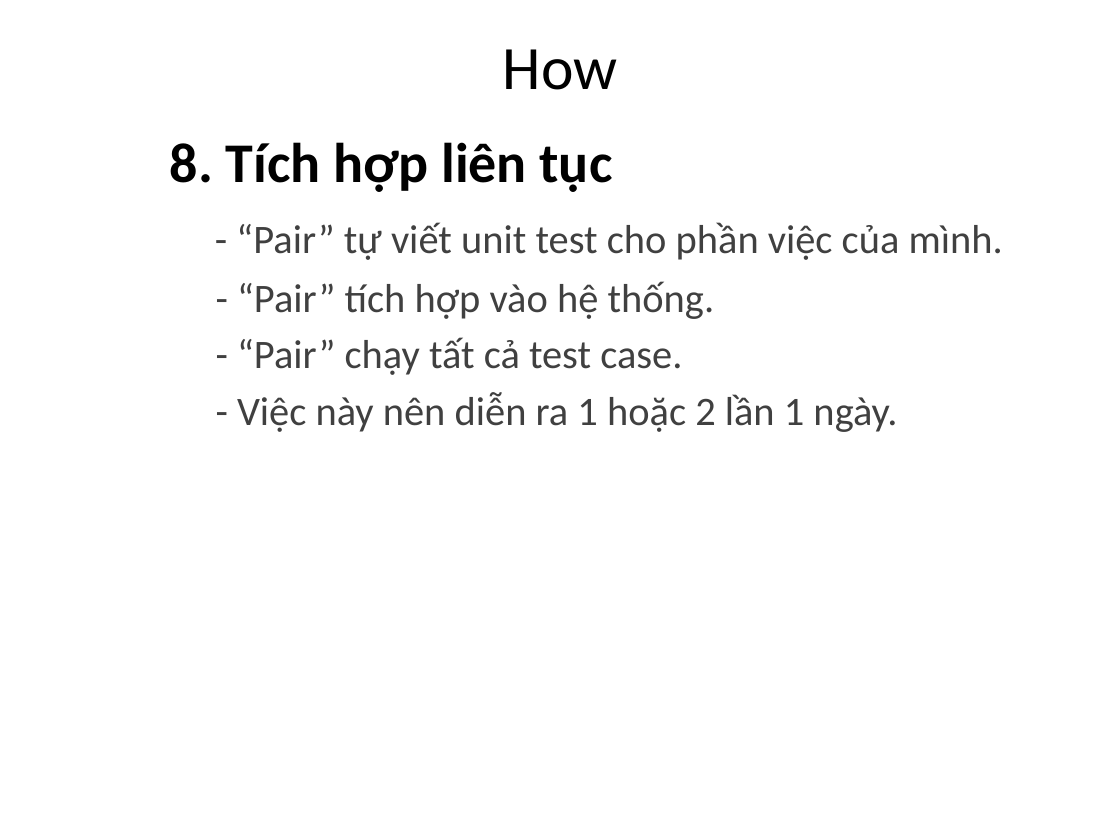
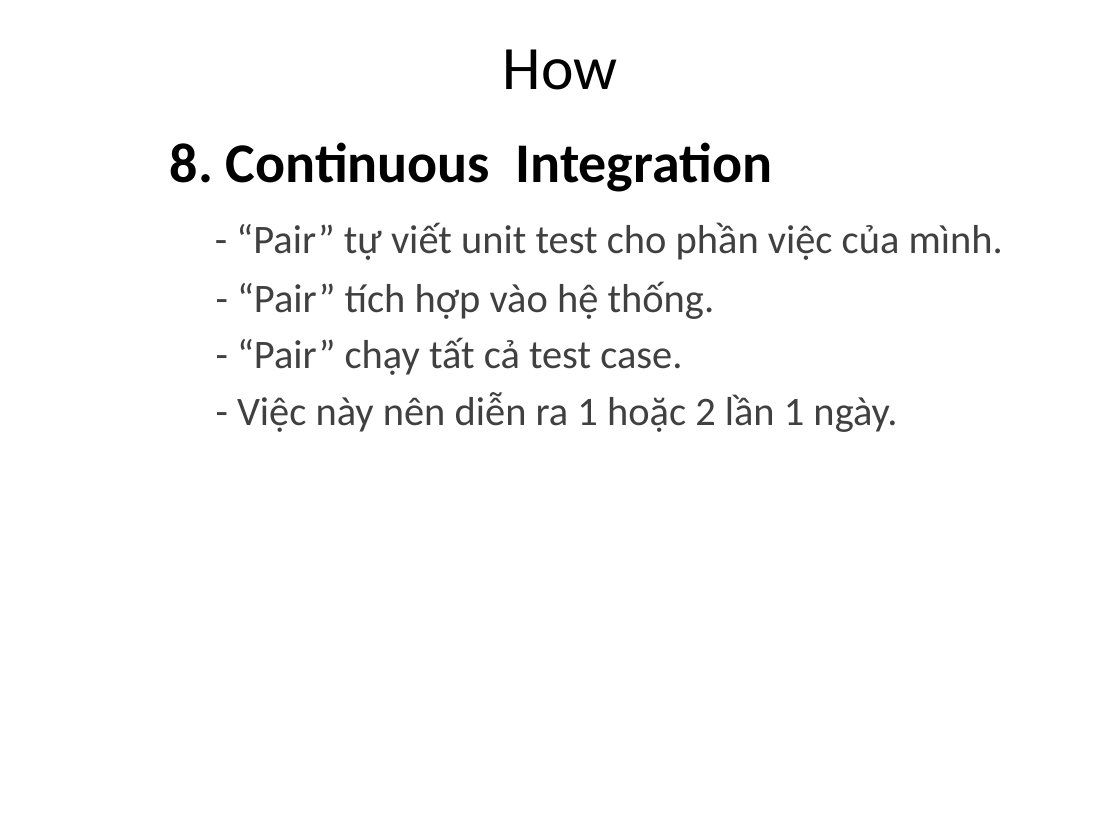
Before and after one commit to nluthy/groupprofit, a slide deck: slide 2 of 0812611/Agile_How_P2.pptx. Drawn at 1120x840 pixels with LibreOffice and Linux fonts; fonts in the diff are those of the drawing. Boxes give left, top, right and bottom in pixels: in the first picture for what was removed or moved away, otherwise in the second. Text is boxed around its words. In the diff, an @@ line names an element or a change of style, - is before the commit and + after.

```diff
--- a/0812611/Agile_How_P2.pptx
+++ b/0812611/Agile_How_P2.pptx
@@ subtitle at bbox=[170, 142, 773, 192]: text changed @@
-8. Tích hợp liên tục
+8. Continuous Integration
```
Also in this commit, not shown: 5 other slides changed.
